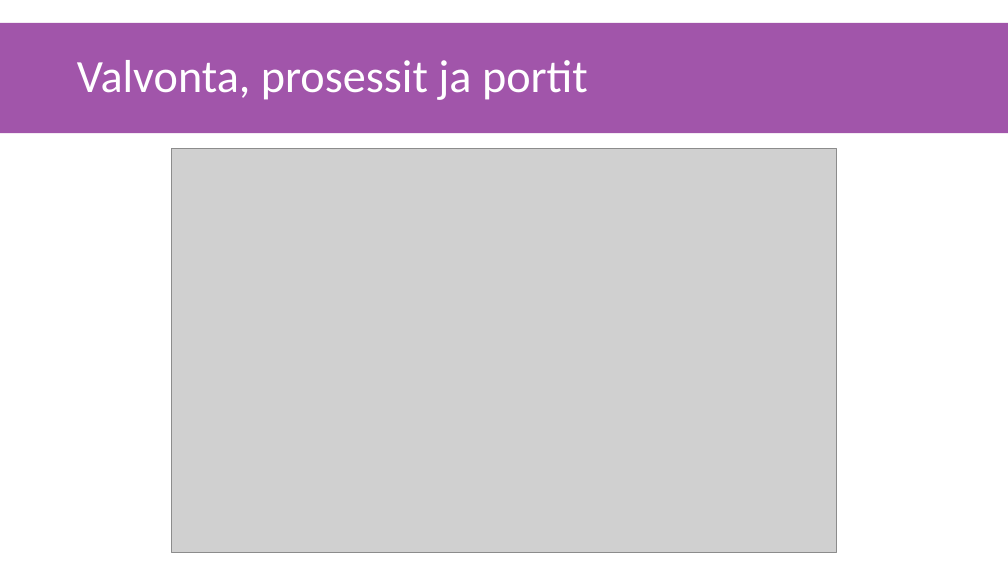
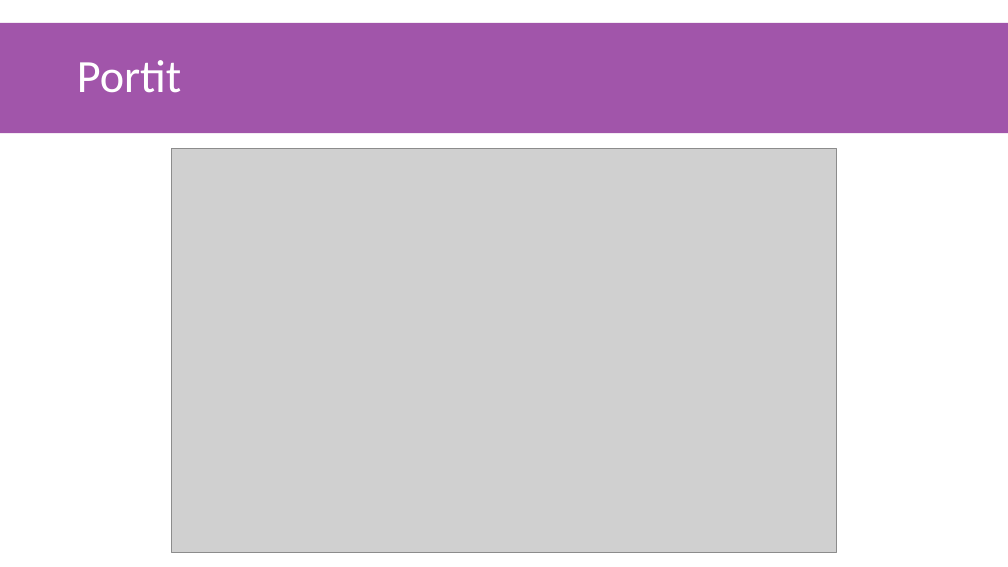
Before and after one commit to gofore/kapa-xroad-presentation, a slide deck: slide 5 of src/2. Admin toiminnot.pptx (slide 6 before the commit). Drawn at 1008x567 pixels with LibreOffice and Linux fonts; fonts in the diff are those of the drawing; grey boxes stand for pictures. Boxes give left, top, right and bottom in pixels: in the first picture for what was removed or moved away, otherwise in the second. Text is boxed around its words. In the diff, an @@ line names an element or a change of style, - is before the commit and + after.

```diff
--- a/src/2. Admin toiminnot.pptx
+++ b/src/2. Admin toiminnot.pptx
@@ title at [77,60,182,93]: text changed @@
-Valvonta, prosessit ja portit
+Portit
```
Also in this commit, not shown: 1 other slide changed, 1 slide removed.
